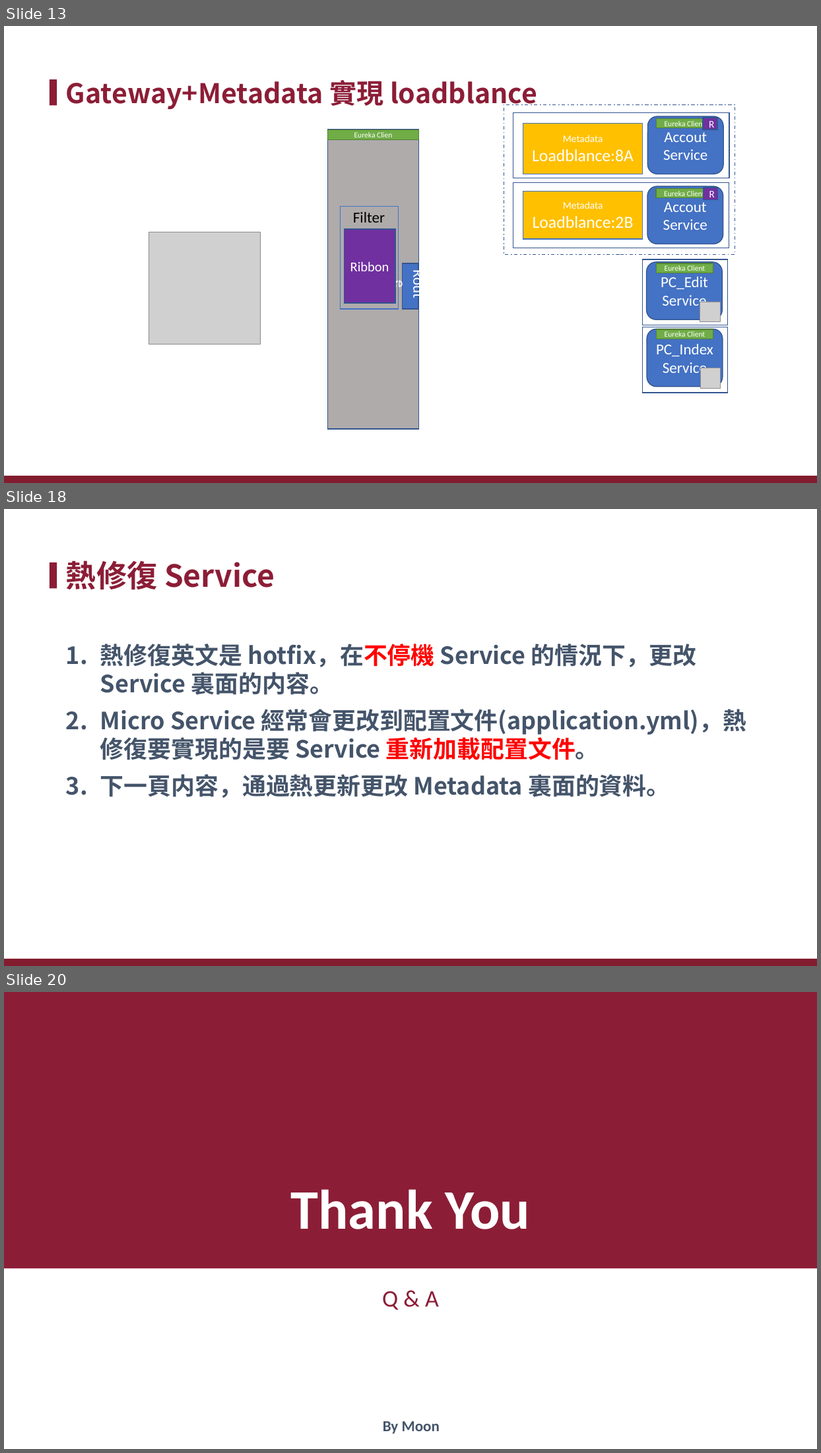
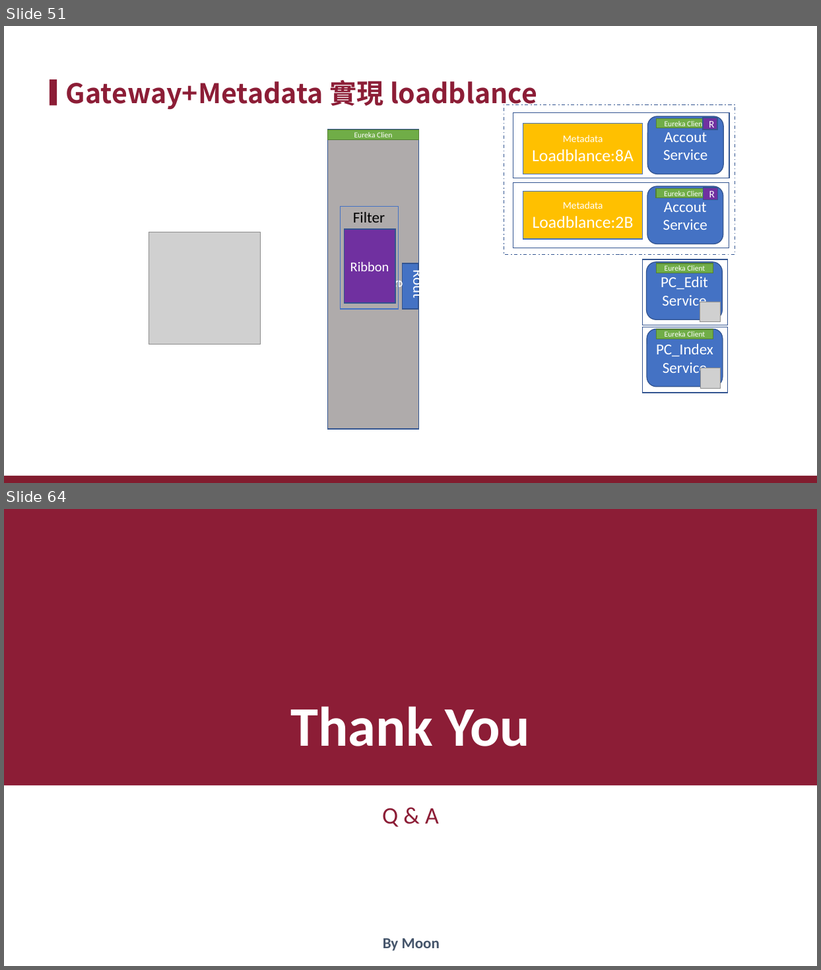
Before and after one commit to xiauchen/3__EurekaAndZuul, a slide deck: EurekaAndZuul.pptx. Shown one above the other, each under a label of ours: slides 13, 18 and 20 before the commit, slides 51 and 64 after it; the slides between them are not shown. The pictures are 821x1453 and 821x970 pixels, drawn with LibreOffice and Linux fonts; fonts in the diff are those of the drawing; grey boxes stand for pictures; background and template pictures are left out. Boxes give left, top, right and bottom in pixels: in the first picture for what was removed or moved away, otherwise in the second. Text is boxed around its words. In the diff, an @@ line names an element or a change of style, - is before the commit and + after.

```diff
--- a/EurekaAndZuul.pptx
+++ b/EurekaAndZuul.pptx
@@ slide 18 removed at bbox=[4, 509, 817, 966], background #FFFFFF; not listed: 2 template elements that a slide beside it also shows @@
@@ title removed at bbox=[66, 560, 275, 590] @@
-熱修復 Service
@@ text removed at bbox=[100, 644, 746, 798] @@
-1. 熱修復英文是 hotfix，在不停機 Service 的情況下，更改 Service 裏面的内容。
-2. Micro Service 經常會更改到配置文件(application.yml)，熱修復要實現的是要 Service 重新加載配置文件。
-3. 下一頁内容，通過熱更新更改 Metadata 裏面的資料。
@@ what was slide 13 is now slide 51 @@
@@ what was slide 20 is now slide 64 @@
```
Also in this commit, not shown: 12 slides changed, 50 slides added, 5 other slides removed, 12 other files.
